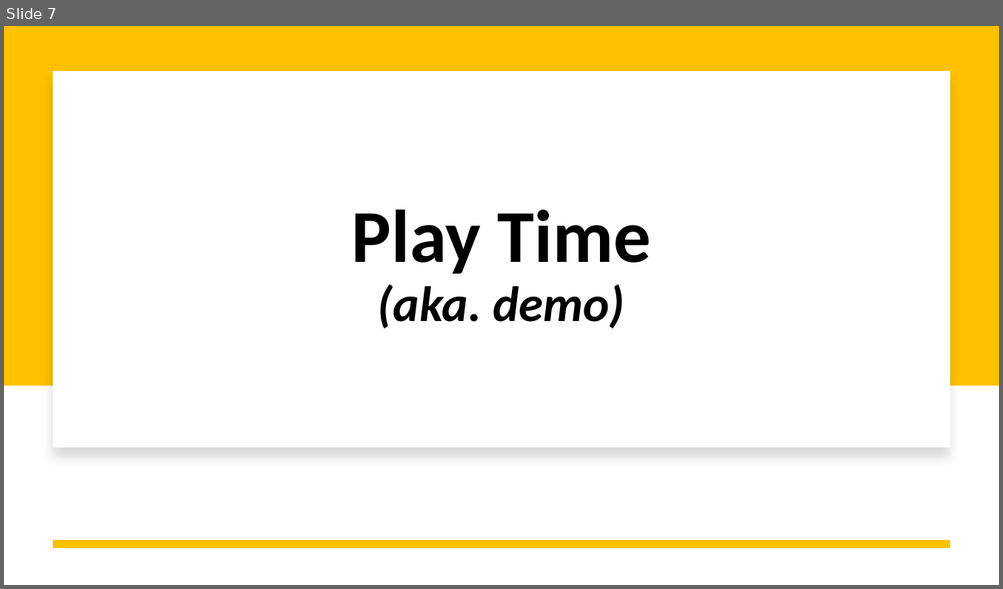
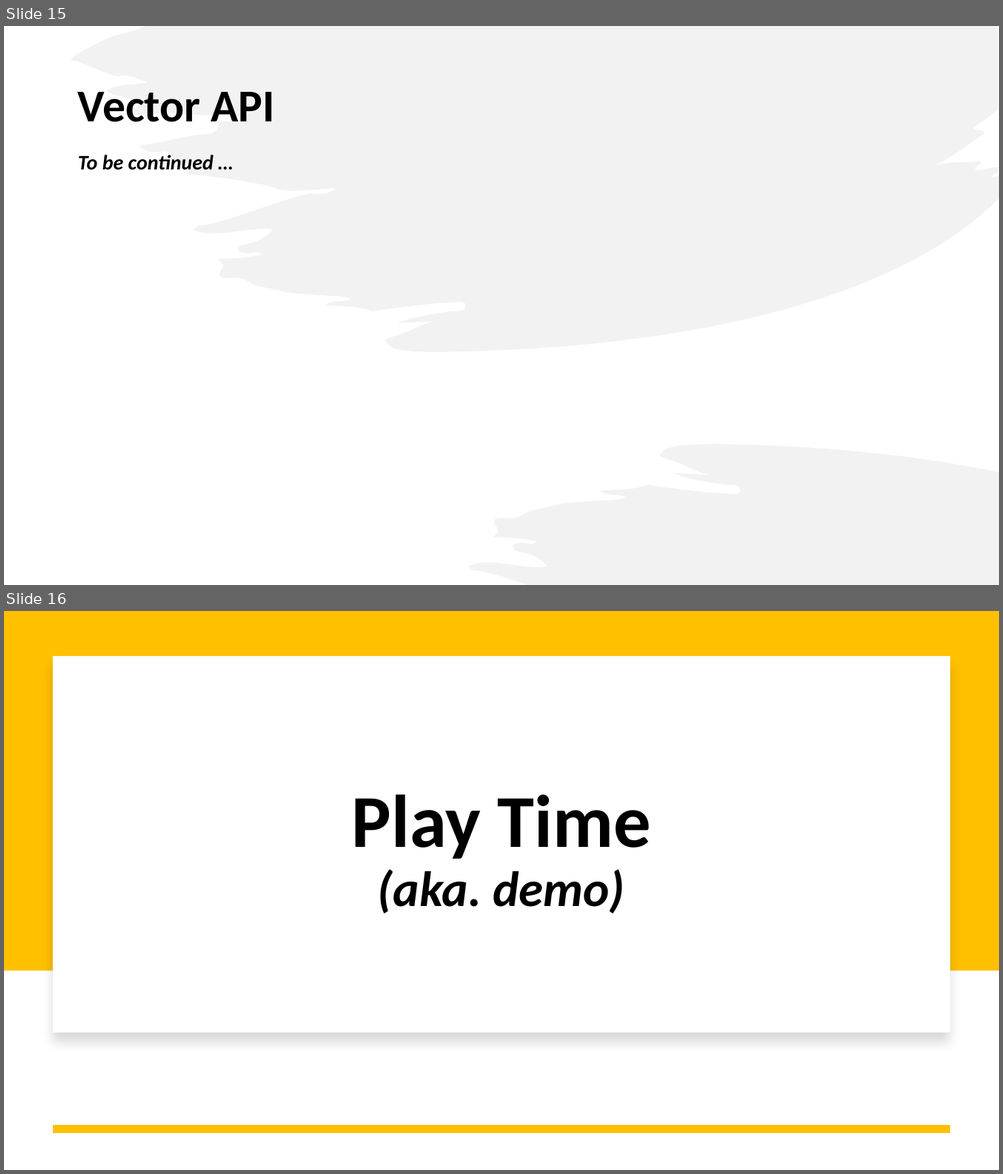
Before and after one commit to iuliana/jdk21-parent-project, a slide deck: Java21-Presentation.pptx. Shown one above the other, each under a label of ours: slide 7 before the commit, slides 15 and 16 after it. The pictures are 1003x589 and 1003x1174 pixels, drawn with LibreOffice and Linux fonts; fonts in the diff are those of the drawing. Boxes give left, top, right and bottom in pixels: in the first picture for what was removed or moved away, otherwise in the second. Text is boxed around its words. In the diff, an @@ line names an element or a change of style, - is before the commit and + after.

```diff
--- a/Java21-Presentation.pptx
+++ b/Java21-Presentation.pptx
@@ slide 15 added at [4, 26, 999, 585], background #FFFFFF @@
@@ freeform shape added at [71, 26, 999, 353], fill #E7E6E6 at 50% opacity @@
@@ title added at [78, 92, 275, 122], 44 pt, text #000000, bold @@
+Vector API
@@ text added at [78, 155, 213, 170], 20 pt, text #000000, bold, italic @@
+To be continued …
@@ freeform shape added at [469, 445, 999, 585], fill #E7E6E6 at 50% opacity @@
@@ what was slide 7 is now slide 16 @@
```
Also in this commit, not shown: 4 slides changed, 7 other slides added, 22 other files.
